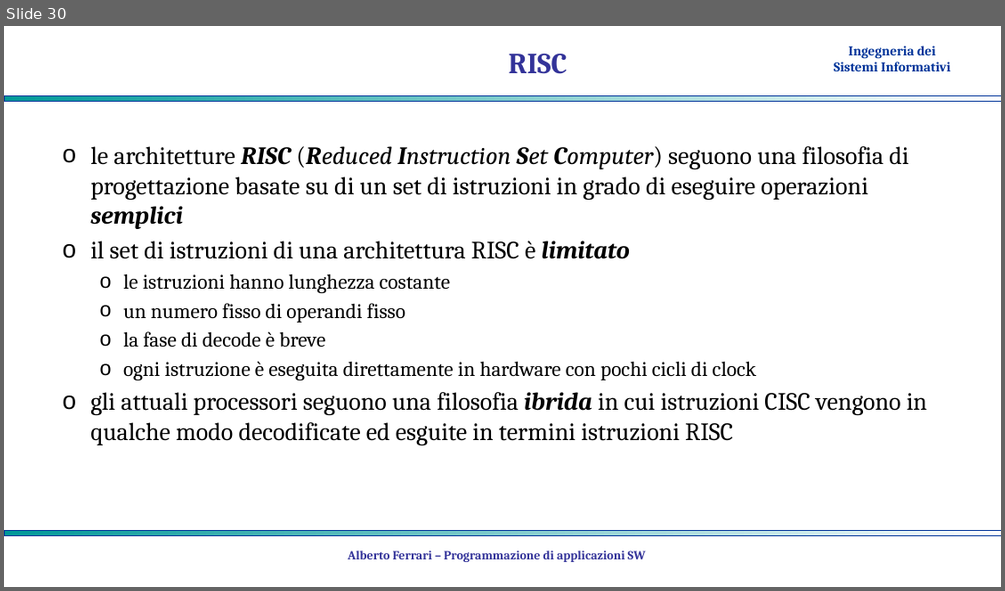
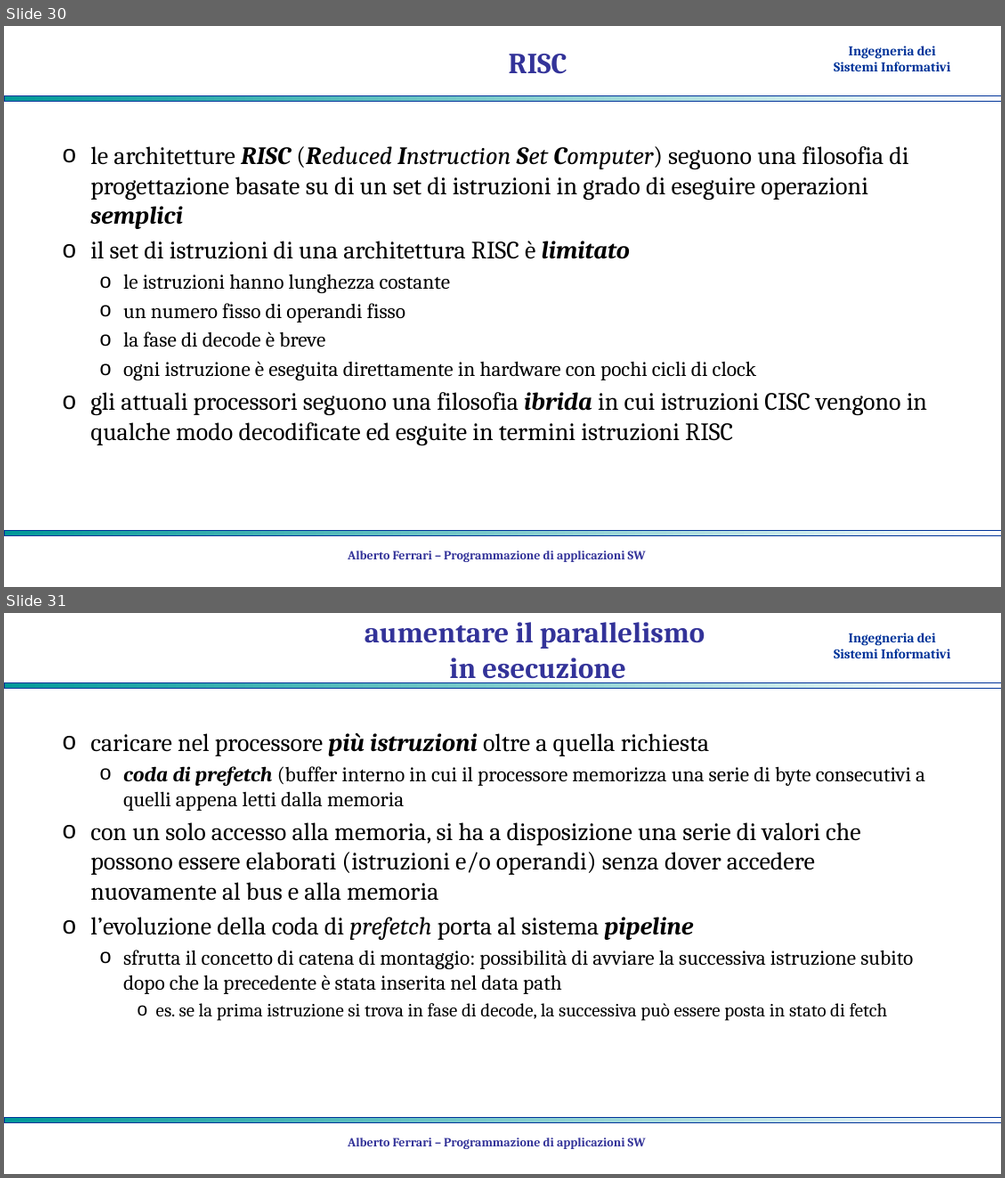
Before and after one commit to albertoferrari/pasw, a slide deck: lezioni/PASW11-architettura.pptx. Shown one above the other, each under a label of ours: slide 30 before the commit, slides 30 and 31 after it. The pictures are 1005x591 and 1005x1178 pixels, drawn with LibreOffice and Linux fonts; fonts in the diff are those of the drawing; background and template pictures are left out. Boxes give left, top, right and bottom in pixels: in the first picture for what was removed or moved away, otherwise in the second. Text is boxed around its words. In the diff, an @@ line names an element or a change of style, - is before the commit and + after.

```diff
--- a/lezioni/PASW11-architettura.pptx
+++ b/lezioni/PASW11-architettura.pptx
@@ slide 31 added at box(4, 613, 1001, 1174), background #FFFFFF; not listed: 3 template elements that a slide beside it also shows @@
@@ title added at box(364, 622, 704, 684), 28 pt, text #333399, bold @@
+aumentare il parallelismo
+in esecuzione
@@ text added at box(90, 733, 925, 1021), 24 pt, text #000000 @@
+o caricare nel processore più istruzioni oltre a quella richiesta
+  o coda di prefetch (buffer interno in cui il processore memorizza una serie di byte consecutivi a quelli appena letti dalla memoria
+o con un solo accesso alla memoria, si ha a disposizione una serie di valori che possono essere elaborati (istruzioni e/o operandi) senza dover accedere nuovamente al bus e alla memoria
+o l’evoluzione della coda di prefetch porta al sistema pipeline
+  o sfrutta il concetto di catena di montaggio: possibilità di avviare la successiva istruzione subito dopo che la precedente è stata inserita nel data path
+    o es. se la prima istruzione si trova in fase di decode, la successiva può essere posta in stato di fetch
@@ text added at box(348, 1137, 646, 1149), 12 pt, text #333399, bold @@
+Alberto Ferrari – Programmazione di applicazioni SW
```
Also in this commit, not shown: 1 other file.
